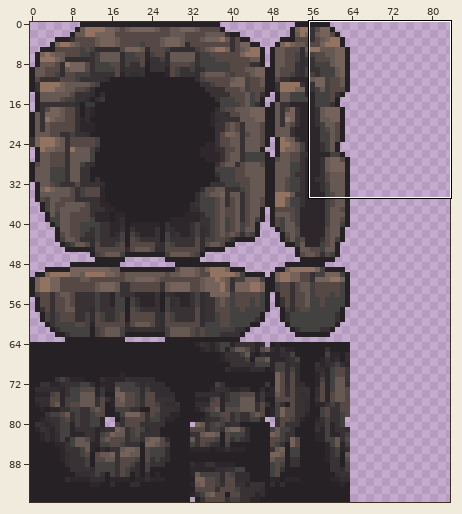
A sprite sheet gets an edit: res/gfx/rocktiles.png. The picture above shows the old version from afar; the outline marks the close-up.
Close-up. As it was:
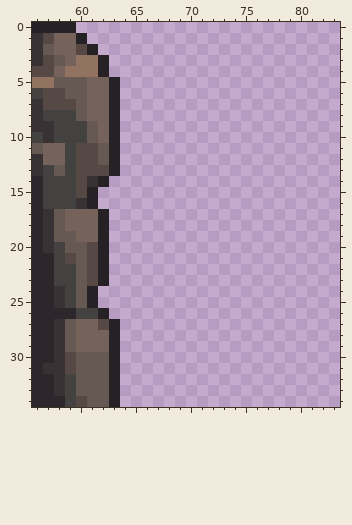
The file is 144x96 pixels. Colours within 5 levels of each other are drawn and written as one. Shown: x 56..83, y 0..34. The wide view leaves out empty margins.
The result:
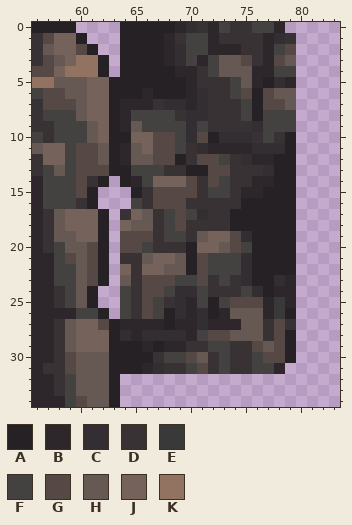
Palette (. is transparent): A #262125  B #2d262b  C #322e31  D #393234  E #393939  F #444241  G #564845  H #665954  J #75635b  K #927362
From old to new:
y 0: x 64..78 ............... -> AAAAABCDBFDDFFB
y 1: x 64..79 ................ -> AAAABDFFBDDDDBCD
y 2: x 64..79 ................ -> AAAABCFFBBBDDBFG
y 3: x 64..79 ................ -> AAAABCFBFHHGDBGH
y 4: x 64..79 ................ -> AAAAABBDFHHHBBFF
y 5: x 64..79 ................ -> AAAAAABDDDFHBACB
y 6: x 64..79 ................ -> AABAAABCDDFGAGHH
y 7: x 64..79 ................ -> BBBDCCBCDDDFAGGH
y 8: x 64..79 ................ -> BFFFFDCCDDDFAFFF
y 9: x 64..79 ................ -> BHFFFFCFDDDDCFFF
y 10: x 64..79 ................ -> AJJGGFCGACCCDFDA
y 11: x 64..79 ................ -> BHJGGFDCBBBBCCCA
y 12: x 64..79 ................ -> BHHGGADGGFDCBBAA
y 13: x 64..79 ................ -> AFFFDDAAGGDDDCAA
y 14: x 64..79 ................ -> ABFJJJGDGFDDBBAA
y 15: x 65..79 ............... -> ADGGGGDFFDBBAAA
y 16: x 65..79 ............... -> FDGGGDDDDDAAAAA
y 17: x 64..79 ................ -> DJHDFGFCDDAAAAAA
y 18: x 64..79 ................ -> JHHDFGDDDDAAAAAA
y 19: x 64..79 ................ -> GGGDFFDHJJGCAAAA
y 20: x 64..79 ................ -> GGFDDDAJJHGFAAAA
y 21: x 64..79 ................ -> DDHJJHAGFFFCAAAA
y 22: x 64..79 ................ -> JDJJHHAGFFFCAAAA
y 23: x 64..79 ................ -> HDGGGFFGDFDCAACB
y 24: x 64..79 ................ -> FDGGFCCFDDDFCABB
y 25: x 64..79 ................ -> FDGFDCBFAFGGGBEB
y 26: x 64..79 ................ -> FDGFACBCABHHHBEA
y 27: x 64..79 ................ -> BBBBABBCBBBHHDGD
y 28: x 64..79 ................ -> CBCCCCBFGGHHHDGA
y 29: x 64..79 ................ -> AABABBDDFFDDGHGA
y 30: x 64..79 ................ -> AAADFFGHDFDDFGGA
y 31: x 64..78 ............... -> AABCDDFGDFDDFFB
Boxes around the changes in both close-ups, in picture pixels (x1, y1, x2, y2):
added: (120, 22, 296, 374)
